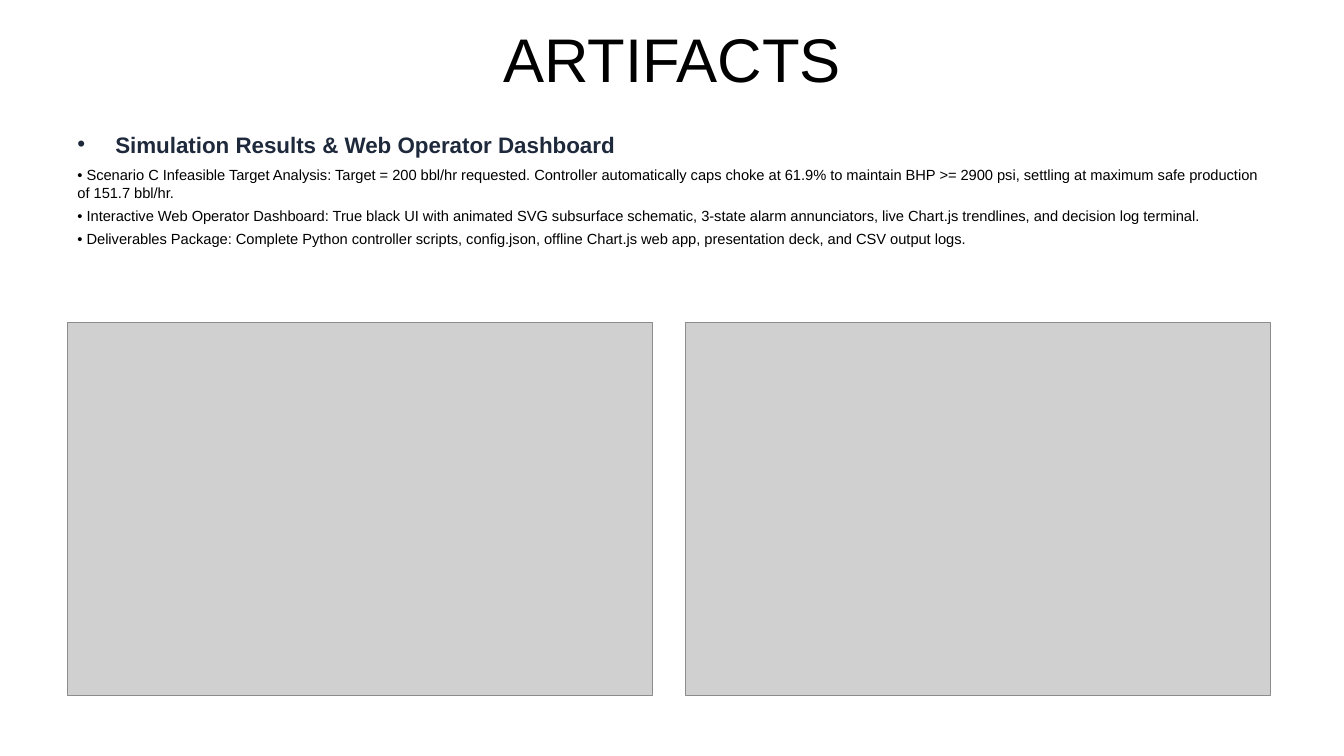
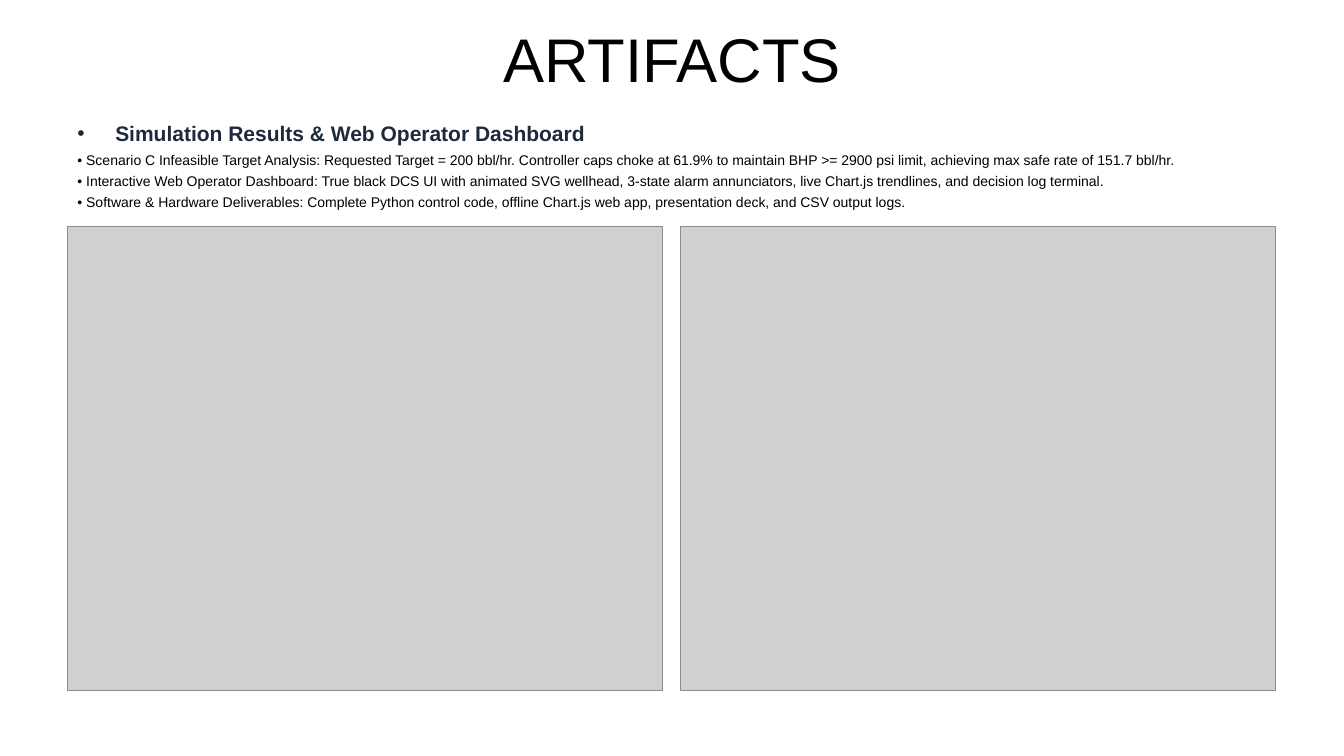
Before and after one commit to Gaurav0405/Autonomous-Choke-Controller, a slide deck: slide 5 of choke_controller_presentation_final.pptx. Drawn at 1344x756 pixels with LibreOffice and Linux fonts; fonts in the diff are those of the drawing; grey boxes stand for pictures. Boxes give left, top, right and bottom in pixels: in the first picture for what was removed or moved away, otherwise in the second. Text is boxed around its words. In the diff, an @@ line names an element or a change of style, - is before the commit and + after.

Commit message:
Eliminate Slide 5 whitespace: move images up to top 2.25in and expand dimensions to 5.9x4.6in

```diff
--- a/choke_controller_presentation_final.pptx
+++ b/choke_controller_presentation_final.pptx
@@ text "Simulation Results & Web Operator ...": place and size @@
-text "Simulation Results & Web Operator ..." at box(77, 136, 1257, 247)
+text "Simulation Results & Web Operator ..." at box(86, 125, 1174, 210)
@@ text at box(115, 125, 585, 146): size 16 to 15 pt in "Simulation Results & Web Operator Dashboard"; less space between paragraphs @@
@@ text at box(86, 155, 1174, 210): text changed; size 10.5 to 10 pt @@
-• Scenario C Infeasible Target Analysis: Target = 200 bbl/hr requested. Controller automatically caps choke at 61.9% to maintain BHP >= 2900 psi, settling at maximum safe production of 151.7 bbl/hr.
-• Interactive Web Operator Dashboard: True black UI with animated SVG subsurface schematic, 3-state alarm annunciators, live Chart.js trendlines, and decision log terminal.
-• Deliverables Package: Complete Python controller scripts, config.json, offline Chart.js web app, presentation deck, and CSV output logs.
+• Scenario C Infeasible Target Analysis: Requested Target = 200 bbl/hr. Controller caps choke at 61.9% to maintain BHP >= 2900 psi limit, achieving max safe rate of 151.7 bbl/hr.
+• Interactive Web Operator Dashboard: True black DCS UI with animated SVG wellhead, 3-state alarm annunciators, live Chart.js trendlines, and decision log terminal.
+• Software & Hardware Deliverables: Complete Python control code, offline Chart.js web app, presentation deck, and CSV output logs.
@@ picture: place and size @@
-picture at box(68, 323, 652, 696)
+picture at box(68, 227, 662, 691)
@@ picture: place and size @@
-picture at box(686, 323, 1270, 696)
+picture at box(681, 227, 1275, 691)
```
Also in this commit, not shown: 4 other slides changed, 1 other file.
